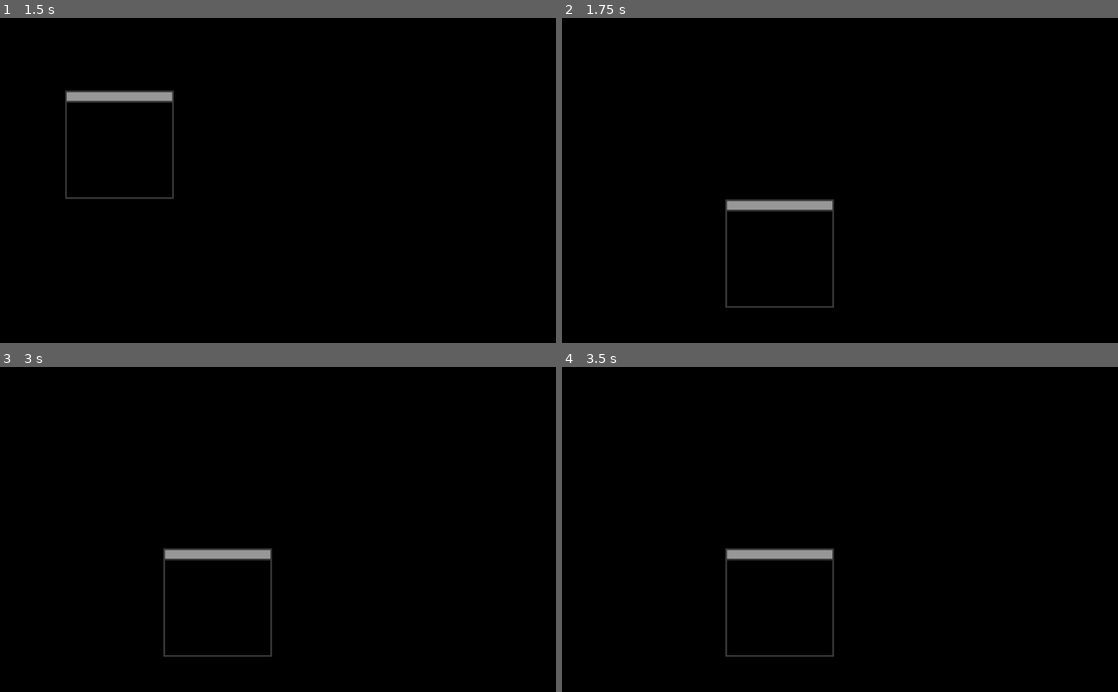
Above: before the commit, frames 1-4 (two rows, left to right).
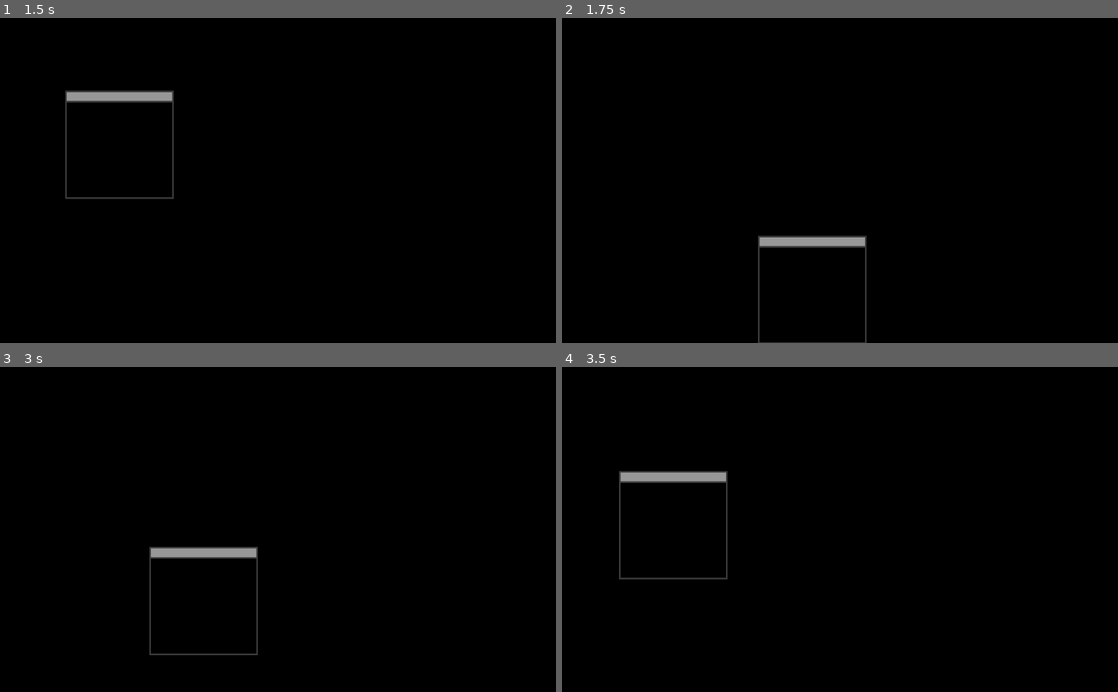
Above: after the commit, the same moments.

Repository: SomeSortOfSam/Metahedron
Game: Godot game, scene res://Scripts/Primary/Window/Movement Window.tscn
The game is run twice, just before and just after one commit, with the same random seed, the same clock (stepped at 60 frames per second) and the same inputs. This scene is started directly instead of the project's main scene.
Inputs (mouse positions are in pixels of both pictures, inside the frame that each line leads up to):
- Up to frame 1 (1.5 s): tap Enter (ui_accept) at 0.5, 1.25 s; drag from (55, 79) to (333, 109) at 0.52 s; drag from (55, 27) to (250, 245) at 1.27 s
- Up to frame 2 (1.75 s): no input
- Up to frame 3 (3 s): tap Enter (ui_accept) at 2, 2.75 s; move the mouse to (333, 458) at 2.02 s; hold Right (ui_right) 2.03-2.75 s; click (333, 458) at 2.17 s; drag from (250, 594) to (111, 480) at 2.77 s
- Up to frame 4 (3.5 s): no input

Frame 1 is identical in both runs. In frame 2, 1.9% of the frame differs, in the area x 29-55%, y 55-100%; in frame 3, 1.1%; in frame 4, 2.0%, in the area x 10-49%, y 32-90%.
Error in both runs: Invalid get index 'tile_map' (on base: 'Nil'). (res://Scripts/Primary/Map/Utilites/MapSpaceConverter.gd:19)

Commit message:
Fix to Window Getting Stuck Around Edges

Diff:
--- a/Scripts/Primary/Window/DraggableArea.gd
+++ b/Scripts/Primary/Window/DraggableArea.gd
@@ -16,7 +16,15 @@
 
 
 func check_delta(delta : Vector2):
-	var hypothetical = get_parent().get_rect()
+
+	var window = get_parent().get_rect()
+	var viewportWindow = get_viewport_rect()
+
+	var hypothetical = window
 	hypothetical.position += delta
-	if get_viewport_rect().encloses(hypothetical):
+
+	var currentDistance = window.position.distance_squared_to(viewportWindow.position + (viewportWindow.size / 2))
+	var hypotheticalDistance = hypothetical.position.distance_squared_to(viewportWindow.position + (viewportWindow.size / 2))
+
+	if viewportWindow.encloses(hypothetical) || hypotheticalDistance < currentDistance :
 		emit_signal("accepted_window_movement",delta)
